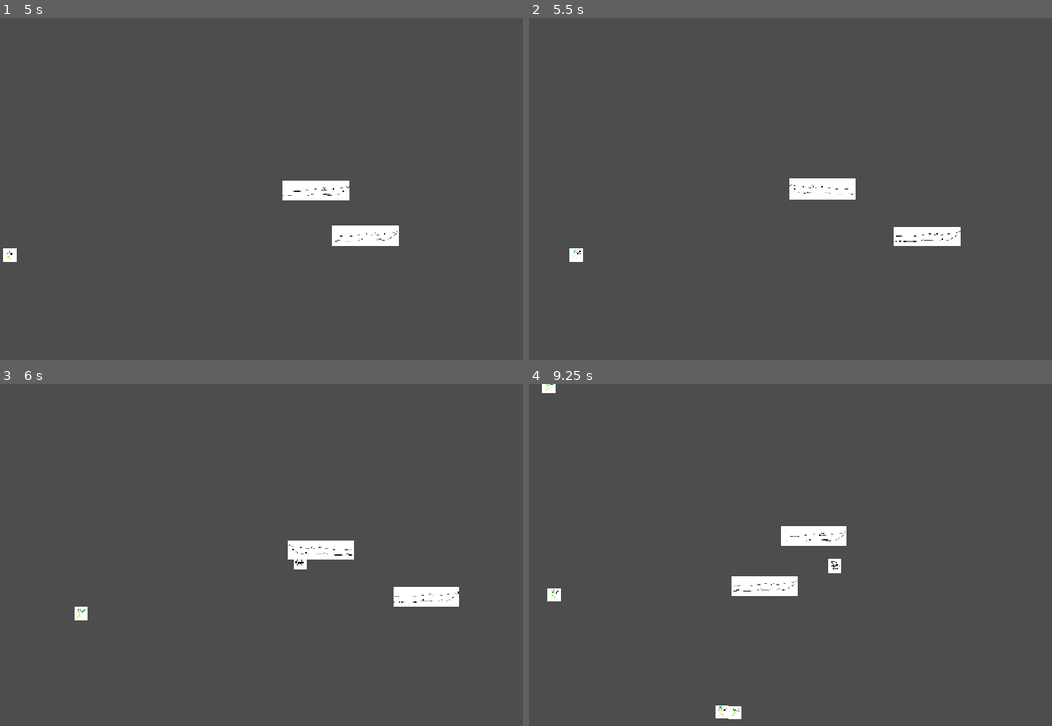
Above: before the commit, frames 1-4 (two rows, left to right).
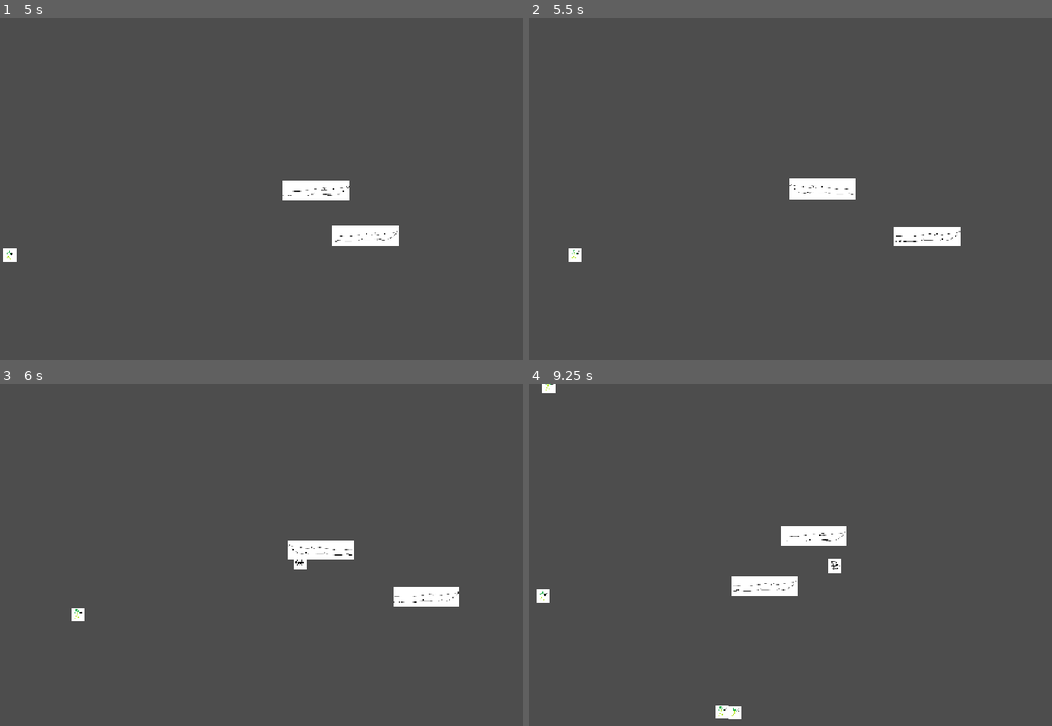
Above: after the commit, the same moments.

Repository: flowerFawn/XP-Based-Leveling
Game: Godot game, scene res://scenes/world.tscn
Two runs of this game, one before a commit and one after it. Both use one fixed random seed, a clock stepped at 60 frames per second and the inputs below. The engine's default icon, where the game draws it, is replaced by a stand-in: a white triangle on a blue panel in a dark square.
Inputs:
- Up to frame 1 (5 s): click "Learn" at 0.5 s; tap Enter at 1.25 s; hold D (player_right) 1.28-2.03 s; hold S (player_down) 2.03-2.78 s; hold D (player_right) 2.78-3.53 s; hold W (player_up) 3.53-4.28 s; hold A (player_left) from 4.28 s (still down)
- Up to frame 2 (5.5 s): keep holding A (player_left)
- Up to frame 3 (6 s): release A (player_left) at 5.78 s; hold S (player_down) from 5.78 s (still down)
- Up to frame 4 (9.25 s): release S (player_down) at 6.53 s; hold D (player_right) 6.53-7.28 s; hold W (player_up) 7.28-8.03 s; hold D (player_right) 8.03-8.78 s; hold S (player_down) from 8.78 s (still down)

Frame 1 is identical in both runs. In frame 2, less than 0.1% of the frame differs, in the area x 7-11%, y 67-72%; in frame 3, less than 0.1%; in frame 4, 0.2%, in the area x 1-7%, y 59-64%.

Commit message:
added death effects
used by the bomber and martyr

Diff:
--- /dev/null
+++ b/resources/death effects/bomber_explosion.tres
@@ -0,0 +1,14 @@
+[gd_resource type="Resource" script_class="DeathExplosion" load_steps=4 format=3 uid="uid://d17rqm0p4fegy"]
+
+[ext_resource type="Texture2D" uid="uid://btq8q6sag06fk" path="res://assets/placeholders/explosion.png" id="1_7fcpq"]
+[ext_resource type="Script" uid="uid://ck34qaofp1ap" path="res://scripts/resources/inherited resources/death effect/de_explode.gd" id="1_y4w6s"]
+
+[sub_resource type="CircleShape2D" id="CircleShape2D_7fcpq"]
+radius = 250.0
+
+[resource]
+script = ExtResource("1_y4w6s")
+explosion_shape = SubResource("CircleShape2D_7fcpq")
+explosion_damage = 20.0
+explosion_texture = ExtResource("1_7fcpq")
+metadata/_custom_type_script = "uid://ck34qaofp1ap"
--- /dev/null
+++ b/resources/death effects/martyr_explosion.tres
@@ -0,0 +1,14 @@
+[gd_resource type="Resource" script_class="DeathExplosion" load_steps=4 format=3 uid="uid://dkojg7se37iio"]
+
+[ext_resource type="Texture2D" uid="uid://btq8q6sag06fk" path="res://assets/placeholders/explosion.png" id="1_najpy"]
+[ext_resource type="Script" uid="uid://ck34qaofp1ap" path="res://scripts/resources/inherited resources/death effect/de_explode.gd" id="1_pipw1"]
+
+[sub_resource type="CircleShape2D" id="CircleShape2D_najpy"]
+radius = 200.0
+
+[resource]
+script = ExtResource("1_pipw1")
+explosion_shape = SubResource("CircleShape2D_najpy")
+explosion_damage = 8.0
+explosion_texture = ExtResource("1_najpy")
+metadata/_custom_type_script = "uid://ck34qaofp1ap"
--- a/resources/enemy types/bomber_goblin.tres
+++ b/resources/enemy types/air_bomber_goblin.tres
@@ -1,6 +1,7 @@
-[gd_resource type="Resource" script_class="EnemyType" load_steps=6 format=3 uid="uid://c6qqqoynid1fh"]
+[gd_resource type="Resource" script_class="EnemyType" load_steps=7 format=3 uid="uid://c6qqqoynid1fh"]
 
 [ext_resource type="Script" uid="uid://58cfsa1tna1q" path="res://scripts/resources/base resources/enemy_type.gd" id="1_1anod"]
+[ext_resource type="Resource" uid="uid://d17rqm0p4fegy" path="res://resources/death effects/bomber_explosion.tres" id="1_e1w52"]
 [ext_resource type="Resource" uid="uid://cj6251nhvsiy8" path="res://resources/movement types/straight_enemy_movement.tres" id="1_vxydo"]
 [ext_resource type="Texture2D" uid="uid://dc1k28qljxgix" path="res://icon.svg" id="3_vxydo"]
 [ext_resource type="Script" uid="uid://bdiusejrixhwa" path="res://scripts/enemy scripts/e_script_bomber.gd" id="4_vxydo"]
@@ -12,8 +13,9 @@
 script = ExtResource("1_1anod")
 movement_type = ExtResource("1_vxydo")
 speed = 750.0
-contact_damage = 100.0
+contact_damage = 1.0
 xp_reward = 0.1
+death_effect = ExtResource("1_e1w52")
 base_health = 5.0
 collision = SubResource("CircleShape2D_nwiga")
 sprite = ExtResource("3_vxydo")
--- a/resources/enemy types/goblin_type_1.tres
+++ b/resources/enemy types/goblin_type_1.tres
@@ -2,7 +2,7 @@
 
 [ext_resource type="Resource" uid="uid://cj6251nhvsiy8" path="res://resources/movement types/straight_enemy_movement.tres" id="1_nv008"]
 [ext_resource type="Script" uid="uid://58cfsa1tna1q" path="res://scripts/resources/base resources/enemy_type.gd" id="2_ed3jj"]
-[ext_resource type="Texture2D" uid="uid://cf8meehm5l0yh" path="res://assets/goblin.png" id="3_ed3jj"]
+[ext_resource type="Texture2D" uid="uid://cf8meehm5l0yh" path="res://assets/placeholders/goblin.png" id="3_ed3jj"]
 
 [sub_resource type="CircleShape2D" id="CircleShape2D_nv008"]
 radius = 50.0
--- a/resources/enemy types/goblin_type_2.tres
+++ b/resources/enemy types/goblin_type_2.tres
@@ -2,7 +2,7 @@
 
 [ext_resource type="Resource" uid="uid://cj6251nhvsiy8" path="res://resources/movement types/straight_enemy_movement.tres" id="1_nckwf"]
 [ext_resource type="Script" uid="uid://58cfsa1tna1q" path="res://scripts/resources/base resources/enemy_type.gd" id="2_8du5s"]
-[ext_resource type="Texture2D" uid="uid://cf8meehm5l0yh" path="res://assets/goblin.png" id="3_h0adx"]
+[ext_resource type="Texture2D" uid="uid://cf8meehm5l0yh" path="res://assets/placeholders/goblin.png" id="3_h0adx"]
 
 [sub_resource type="CircleShape2D" id="CircleShape2D_nv008"]
 radius = 50.0
--- a/resources/enemy types/goblin_type_3.tres
+++ b/resources/enemy types/goblin_type_3.tres
@@ -2,7 +2,7 @@
 
 [ext_resource type="Resource" uid="uid://cj6251nhvsiy8" path="res://resources/movement types/straight_enemy_movement.tres" id="1_5huh1"]
 [ext_resource type="Script" uid="uid://58cfsa1tna1q" path="res://scripts/resources/base resources/enemy_type.gd" id="2_8ncid"]
-[ext_resource type="Texture2D" uid="uid://cf8meehm5l0yh" path="res://assets/goblin.png" id="3_8sn4s"]
+[ext_resource type="Texture2D" uid="uid://cf8meehm5l0yh" path="res://assets/placeholders/goblin.png" id="3_8sn4s"]
 
 [sub_resource type="CircleShape2D" id="CircleShape2D_nv008"]
 radius = 60.0
--- a/resources/enemy types/goblin_type_4.tres
+++ b/resources/enemy types/goblin_type_4.tres
@@ -2,7 +2,7 @@
 
 [ext_resource type="Resource" uid="uid://cj6251nhvsiy8" path="res://resources/movement types/straight_enemy_movement.tres" id="1_7jp5l"]
 [ext_resource type="Script" uid="uid://58cfsa1tna1q" path="res://scripts/resources/base resources/enemy_type.gd" id="2_ic3tu"]
-[ext_resource type="Texture2D" uid="uid://cf8meehm5l0yh" path="res://assets/goblin.png" id="3_a850a"]
+[ext_resource type="Texture2D" uid="uid://cf8meehm5l0yh" path="res://assets/placeholders/goblin.png" id="3_a850a"]
 
 [sub_resource type="CircleShape2D" id="CircleShape2D_nv008"]
 radius = 50.0
--- /dev/null
+++ b/resources/enemy types/martyr.tres
@@ -0,0 +1,13 @@
+[gd_resource type="Resource" script_class="EnemyType" load_steps=4 format=3 uid="uid://dc0p6fukw7bp6"]
+
+[ext_resource type="Script" uid="uid://58cfsa1tna1q" path="res://scripts/resources/base resources/enemy_type.gd" id="1_30lwi"]
+[ext_resource type="Resource" uid="uid://cj6251nhvsiy8" path="res://resources/movement types/straight_enemy_movement.tres" id="1_113xo"]
+[ext_resource type="Resource" uid="uid://dkojg7se37iio" path="res://resources/death effects/martyr_explosion.tres" id="1_cgvbq"]
+
+[resource]
+script = ExtResource("1_30lwi")
+movement_type = ExtResource("1_113xo")
+speed = 100.0
+contact_damage = 1.0
+death_effect = ExtResource("1_cgvbq")
+metadata/_custom_type_script = "uid://58cfsa1tna1q"
--- a/resources/spell/bolt_1.tres
+++ b/resources/spell/bolt_1.tres
@@ -2,7 +2,7 @@
 
 [ext_resource type="Script" uid="uid://cyuaiwt5dess3" path="res://scripts/resources/inherited resources/spells/s_bolt.gd" id="1_tpysc"]
 [ext_resource type="Resource" uid="uid://dduhilr7qte0h" path="res://resources/spell/bolt_2.tres" id="1_w25f6"]
-[ext_resource type="Texture2D" uid="uid://xmadt3jeoget" path="res://assets/bolt.png" id="3_v0md5"]
+[ext_resource type="Texture2D" uid="uid://xmadt3jeoget" path="res://assets/placeholders/bolt.png" id="3_v0md5"]
 
 [sub_resource type="CircleShape2D" id="CircleShape2D_w25f6"]
 radius = 30.0
--- a/resources/spell/bolt_2.tres
+++ b/resources/spell/bolt_2.tres
@@ -2,7 +2,7 @@
 
 [ext_resource type="Resource" uid="uid://cvil8snk4wdft" path="res://resources/spell/bolt_3.tres" id="1_psg8p"]
 [ext_resource type="Script" uid="uid://cyuaiwt5dess3" path="res://scripts/resources/inherited resources/spells/s_bolt.gd" id="1_y6wjd"]
-[ext_resource type="Texture2D" uid="uid://xmadt3jeoget" path="res://assets/bolt.png" id="2_tm2tl"]
+[ext_resource type="Texture2D" uid="uid://xmadt3jeoget" path="res://assets/placeholders/bolt.png" id="2_tm2tl"]
 
 [sub_resource type="CircleShape2D" id="CircleShape2D_y6wjd"]
 radius = 40.0
--- a/resources/spell/bolt_3.tres
+++ b/resources/spell/bolt_3.tres
@@ -1,7 +1,7 @@
 [gd_resource type="Resource" script_class="SpellBolt" load_steps=4 format=3 uid="uid://cvil8snk4wdft"]
 
 [ext_resource type="Script" uid="uid://cyuaiwt5dess3" path="res://scripts/resources/inherited resources/spells/s_bolt.gd" id="1_ifegb"]
-[ext_resource type="Texture2D" uid="uid://xmadt3jeoget" path="res://assets/bolt.png" id="2_ivx7u"]
+[ext_resource type="Texture2D" uid="uid://xmadt3jeoget" path="res://assets/placeholders/bolt.png" id="2_ivx7u"]
 
 [sub_resource type="CircleShape2D" id="CircleShape2D_y6wjd"]
 radius = 45.0
--- a/resources/spell/earthquake_1.tres
+++ b/resources/spell/earthquake_1.tres
@@ -2,7 +2,7 @@
 
 [ext_resource type="Resource" uid="uid://ylm4vp0kumm5" path="res://resources/spell/earthquake_2.tres" id="1_bfrpe"]
 [ext_resource type="Script" uid="uid://dqtj3553eq3ci" path="res://scripts/resources/inherited resources/spells/s_earthquake.gd" id="1_n651w"]
-[ext_resource type="Texture2D" uid="uid://bs2aw6atyld2d" path="res://assets/earthquake.png" id="3_g4o1b"]
+[ext_resource type="Texture2D" uid="uid://bs2aw6atyld2d" path="res://assets/placeholders/earthquake.png" id="3_g4o1b"]
 
 [sub_resource type="CircleShape2D" id="CircleShape2D_cae2g"]
 radius = 200.0
--- a/resources/spell/earthquake_2.tres
+++ b/resources/spell/earthquake_2.tres
@@ -2,7 +2,7 @@
 
 [ext_resource type="Script" uid="uid://dqtj3553eq3ci" path="res://scripts/resources/inherited resources/spells/s_earthquake.gd" id="1_bm52a"]
 [ext_resource type="Resource" uid="uid://cycqof555mc8a" path="res://resources/spell/earthquake_3.tres" id="1_jl0nq"]
-[ext_resource type="Texture2D" uid="uid://bs2aw6atyld2d" path="res://assets/earthquake.png" id="2_lcan7"]
+[ext_resource type="Texture2D" uid="uid://bs2aw6atyld2d" path="res://assets/placeholders/earthquake.png" id="2_lcan7"]
 
 [sub_resource type="CircleShape2D" id="CircleShape2D_cae2g"]
 radius = 240.0
--- a/resources/spell/earthquake_3.tres
+++ b/resources/spell/earthquake_3.tres
@@ -1,7 +1,7 @@
 [gd_resource type="Resource" script_class="SpellEarthquake" load_steps=4 format=3 uid="uid://cycqof555mc8a"]
 
 [ext_resource type="Script" uid="uid://dqtj3553eq3ci" path="res://scripts/resources/inherited resources/spells/s_earthquake.gd" id="1_nbsq4"]
-[ext_resource type="Texture2D" uid="uid://bs2aw6atyld2d" path="res://assets/earthquake.png" id="2_d5mal"]
+[ext_resource type="Texture2D" uid="uid://bs2aw6atyld2d" path="res://assets/placeholders/earthquake.png" id="2_d5mal"]
 
 [sub_resource type="CircleShape2D" id="CircleShape2D_cae2g"]
 radius = 300.0
--- a/resources/spell/shard_1.tres
+++ b/resources/spell/shard_1.tres
@@ -2,7 +2,7 @@
 
 [ext_resource type="Resource" uid="uid://cpoi8gjs165jf" path="res://resources/spell/shard_2.tres" id="1_ynue0"]
 [ext_resource type="Script" uid="uid://cruvp1vxd4ktu" path="res://scripts/resources/inherited resources/spells/s_shard.gd" id="2_4q8fg"]
-[ext_resource type="Texture2D" uid="uid://n0tbfppan7pj" path="res://assets/shard.png" id="3_4q8fg"]
+[ext_resource type="Texture2D" uid="uid://n0tbfppan7pj" path="res://assets/placeholders/shard.png" id="3_4q8fg"]
 
 [sub_resource type="CircleShape2D" id="CircleShape2D_ynue0"]
 
--- a/resources/spell/shard_2.tres
+++ b/resources/spell/shard_2.tres
@@ -2,7 +2,7 @@
 
 [ext_resource type="Resource" uid="uid://br1igtqgj1q16" path="res://resources/spell/shard_3.tres" id="1_otu5e"]
 [ext_resource type="Script" uid="uid://cruvp1vxd4ktu" path="res://scripts/resources/inherited resources/spells/s_shard.gd" id="1_qt6js"]
-[ext_resource type="Texture2D" uid="uid://n0tbfppan7pj" path="res://assets/shard.png" id="2_env62"]
+[ext_resource type="Texture2D" uid="uid://n0tbfppan7pj" path="res://assets/placeholders/shard.png" id="2_env62"]
 
 [sub_resource type="CircleShape2D" id="CircleShape2D_ynue0"]
 
--- a/resources/spell/shard_3.tres
+++ b/resources/spell/shard_3.tres
@@ -1,7 +1,7 @@
 [gd_resource type="Resource" script_class="SpellShard" load_steps=4 format=3 uid="uid://br1igtqgj1q16"]
 
 [ext_resource type="Script" uid="uid://cruvp1vxd4ktu" path="res://scripts/resources/inherited resources/spells/s_shard.gd" id="1_6d8q1"]
-[ext_resource type="Texture2D" uid="uid://n0tbfppan7pj" path="res://assets/shard.png" id="2_16juc"]
+[ext_resource type="Texture2D" uid="uid://n0tbfppan7pj" path="res://assets/placeholders/shard.png" id="2_16juc"]
 
 [sub_resource type="CircleShape2D" id="CircleShape2D_ynue0"]
 
--- a/resources/spell/windslash_1.tres
+++ b/resources/spell/windslash_1.tres
@@ -2,7 +2,7 @@
 
 [ext_resource type="Script" uid="uid://cpkamubmxnpfa" path="res://scripts/resources/inherited resources/spells/s_windslash.gd" id="1_f44ng"]
 [ext_resource type="Resource" uid="uid://pmeyf3est3gv" path="res://resources/spell/windslash_2.tres" id="1_iunwg"]
-[ext_resource type="Texture2D" uid="uid://ciyc5edifs2db" path="res://assets/windslash.png" id="2_b0tia"]
+[ext_resource type="Texture2D" uid="uid://ciyc5edifs2db" path="res://assets/placeholders/windslash.png" id="2_b0tia"]
 
 [sub_resource type="RectangleShape2D" id="RectangleShape2D_f44ng"]
 size = Vector2(20, 200)
--- a/resources/spell/windslash_2.tres
+++ b/resources/spell/windslash_2.tres
@@ -1,7 +1,7 @@
 [gd_resource type="Resource" script_class="SpellWindSlash" load_steps=4 format=3 uid="uid://pmeyf3est3gv"]
 
 [ext_resource type="Script" uid="uid://cpkamubmxnpfa" path="res://scripts/resources/inherited resources/spells/s_windslash.gd" id="1_gwhyu"]
-[ext_resource type="Texture2D" uid="uid://ciyc5edifs2db" path="res://assets/windslash.png" id="2_4ihi7"]
+[ext_resource type="Texture2D" uid="uid://ciyc5edifs2db" path="res://assets/placeholders/windslash.png" id="2_4ihi7"]
 
 [sub_resource type="RectangleShape2D" id="RectangleShape2D_f44ng"]
 size = Vector2(20, 100)
--- a/scenes/character.tscn
+++ b/scenes/character.tscn
@@ -1,7 +1,7 @@
 [gd_scene load_steps=4 format=3 uid="uid://dt2i2obb5kodu"]
 
 [ext_resource type="Script" uid="uid://cprrck25bqwpi" path="res://scripts/character.gd" id="1_rkhd4"]
-[ext_resource type="Texture2D" uid="uid://bmufs1e6bafrg" path="res://assets/trianglewizard.png" id="3_lrhn5"]
+[ext_resource type="Texture2D" uid="uid://bmufs1e6bafrg" path="res://assets/placeholders/trianglewizard.png" id="3_lrhn5"]
 
 [sub_resource type="RectangleShape2D" id="RectangleShape2D_rkhd4"]
 size = Vector2(128, 128)
--- a/scripts/enemy scripts/base_enemy.gd
+++ b/scripts/enemy scripts/base_enemy.gd
@@ -18,8 +18,7 @@
 ##so we don't recalculate direction every frame lol
 var current_direction:Vector2
 
-
-
+var dying:bool = false
 
 
 func misc_setup() -> void:
@@ -80,7 +79,12 @@
 		die()
 
 func die() -> void:
+	if dying:
+		return
+	dying = true
 	SpellShop.spell_xp += enemy_type.xp_reward
+	if enemy_type.death_effect != null:
+		await enemy_type.death_effect.cause_effect(self)
 	queue_free()
 
 #endregion
--- a/scripts/enemy scripts/e_script_bomber.gd
+++ b/scripts/enemy scripts/e_script_bomber.gd
@@ -1,9 +1,15 @@
 extends Enemy
 class_name EnemyBomber
+
+var target_position:Vector2
 
 func update_direction() -> void:
 	if current_direction.is_zero_approx():
 		current_direction = enemy_type.movement_type.get_enemy_direction(global_position, GameInfo.player_position)
+		target_position = GameInfo.player_position
+	#if it has reached it's target position, hit the ground, and exploded
+	if (target_position.x - global_position.x) ** 2 + (target_position.y - global_position.y) ** 2 < 30 ** 2:
+		die()
 
 func misc_setup() -> void:
 	const TIME_TILL_EXPLODES:float = 4.0
--- a/scripts/game_controller.gd
+++ b/scripts/game_controller.gd
@@ -8,14 +8,16 @@
 	preload("uid://7mdhf8llrlod"), #3 - goblin type 4
 	preload("uid://c6qqqoynid1fh"), #4 - goblin bomber
 	preload("uid://dqunbnln7x2n0"), #5 - loot goblin
+	preload("uid://dc0p6fukw7bp6"), #6 - martyr
 ]
 var enemy_type_weights_array:PackedFloat32Array = PackedFloat32Array([
 	1,
 	1,
 	1,
 	1,
-	0.2,
-	0.05
+	0.3,
+	0.05,
+	0.3
 ])
 var enemy_count:float = 2
 
--- /dev/null
+++ b/scripts/resources/base resources/death_effect.gd
@@ -0,0 +1,5 @@
+extends FunctionalResource
+class_name DeathEffect
+
+func cause_effect(enemy:Enemy):
+	pass
--- a/scripts/resources/base resources/enemy_type.gd
+++ b/scripts/resources/base resources/enemy_type.gd
@@ -15,6 +15,9 @@
 ##The base xp awarded upon defeating this enemy
 @export var xp_reward:float
 
+##The effect to be called upon death
+@export var death_effect:DeathEffect
+
 @export_group("Health")
 ##How much damage the enemy can take before dying
 @export var base_health:float
--- /dev/null
+++ b/scripts/resources/base resources/functional_resource.gd
@@ -0,0 +1,30 @@
+extends Resource
+class_name FunctionalResource
+##Class that contains useful functions others might need, so those functions don't need to be copy pasted
+
+func create_shapecast(shape:Shape2D) -> ShapeCast2D:
+	var shapecast = ShapeCast2D.new()
+	shapecast.shape = shape
+	shapecast.set_collision_mask_value(2, true)
+	shapecast.collide_with_areas = true
+	shapecast.collide_with_bodies = false
+	shapecast.target_position = Vector2.ZERO
+	return shapecast
+
+func get_shapecast_colliders(shapecast:ShapeCast2D) -> Array[Node2D]:
+	var collider_array:Array[Node2D] = []
+	while shapecast.is_colliding():
+		collider_array.append(shapecast.get_collider(0))
+		shapecast.add_exception(shapecast.get_collider(0))
+		shapecast.force_shapecast_update()
+	shapecast.clear_exceptions()
+	return collider_array
+
+func create_visual_effect(sprite:Texture2D, global_position:Vector2, scale:float = 1, flipped = false, decay_time:float = 3) -> void:
+	var effect_sprite:VisualEffectSprite = VisualEffectSprite.new()
+	effect_sprite.texture = sprite
+	effect_sprite.flip_h = flipped
+	effect_sprite.scale = Vector2(scale, scale)
+	GameInfo.projectile_holder.add_child(effect_sprite)
+	effect_sprite.global_position = global_position
+	effect_sprite.start_decay_timer(decay_time)
--- a/scripts/resources/base resources/spell.gd
+++ b/scripts/resources/base resources/spell.gd
@@ -1,4 +1,4 @@
-extends Resource
+extends FunctionalResource
 class_name Spell
 ##The resource used for spells that are repeatedly cast as attacks. Contains the functions to cast the spell.
 ##These variables tend to be used differently by different spells, and not all fields will be used by all spells.
@@ -42,23 +42,6 @@
 
 
 #region USEFUL SPELL FUNCTIONS
-func get_shapecast_colliders(shapecast:ShapeCast2D) -> Array[Node2D]:
-	var collider_array:Array[Node2D] = []
-	while shapecast.is_colliding():
-		collider_array.append(shapecast.get_collider(0))
-		shapecast.add_exception(shapecast.get_collider(0))
-		shapecast.force_shapecast_update()
-	shapecast.clear_exceptions()
-	return collider_array
-
-func create_shapecast(shape:Shape2D) -> ShapeCast2D:
-	var shapecast = ShapeCast2D.new()
-	shapecast.shape = shape
-	shapecast.set_collision_mask_value(2, true)
-	shapecast.collide_with_areas = true
-	shapecast.collide_with_bodies = false
-	shapecast.target_position = Vector2.ZERO
-	return shapecast
 
 func get_random_angle_vector() -> Vector2:
 	return Vector2.RIGHT.rotated(randf_range(0, 2 * PI))
@@ -66,14 +49,7 @@
 func get_direction_to_nearest_enemy() -> Vector2:
 	return GameInfo.player_position.direction_to(GameInfo.closest_enemy_to_player_point)
 
-func create_visual_effect(sprite:Texture2D, global_position:Vector2, scale:float = 1, flipped = false, decay_time:float = 3) -> void:
-	var effect_sprite:VisualEffectSprite = VisualEffectSprite.new()
-	effect_sprite.texture = sprite
-	effect_sprite.flip_h = flipped
-	effect_sprite.scale = Vector2(scale, scale)
-	GameInfo.projectile_holder.add_child(effect_sprite)
-	effect_sprite.global_position = global_position
-	effect_sprite.start_decay_timer(decay_time)
+
 
 
 
--- /dev/null
+++ b/scripts/resources/inherited resources/death effect/de_explode.gd
@@ -0,0 +1,21 @@
+extends DeathEffect
+class_name DeathExplosion
+##Shape of the explosion
+@export var explosion_shape:Shape2D
+##Damage done by the explosion
+@export var explosion_damage:float
+##The texture created when the explosion happens
+@export var explosion_texture:Texture2D
+
+func cause_effect(enemy:Enemy) -> void:
+	var shapecast = create_shapecast(explosion_shape)
+	shapecast.set_collision_mask_value(2, true)
+	shapecast.set_collision_mask_value(1, true)
+	shapecast.collide_with_bodies = true
+	shapecast.target_position = Vector2.ZERO
+	enemy.add_child(shapecast)
+	await enemy.get_tree().physics_frame
+	shapecast.force_shapecast_update()
+	for body in get_shapecast_colliders(shapecast):
+		body.take_damage(explosion_damage)
+	create_visual_effect(explosion_texture, enemy.global_position)
Renamed: assets/bolt.png -> assets/placeholders/bolt.png
Not shown, changed: assets/placeholders/bolt.png.import
Renamed: assets/earthquake.png -> assets/placeholders/earthquake.png
Not shown, changed: assets/placeholders/earthquake.png.import
Binary file added: assets/placeholders/explosion.png
Not shown, added: assets/placeholders/explosion.png.import
Renamed: assets/goblin.png -> assets/placeholders/goblin.png
Not shown, changed: assets/placeholders/goblin.png.import
Renamed: assets/shard.png -> assets/placeholders/shard.png
Not shown, changed: assets/placeholders/shard.png.import
Renamed: assets/trianglewizard.png -> assets/placeholders/trianglewizard.png
Not shown, changed: assets/placeholders/trianglewizard.png.import
(and 5 more such lines)
